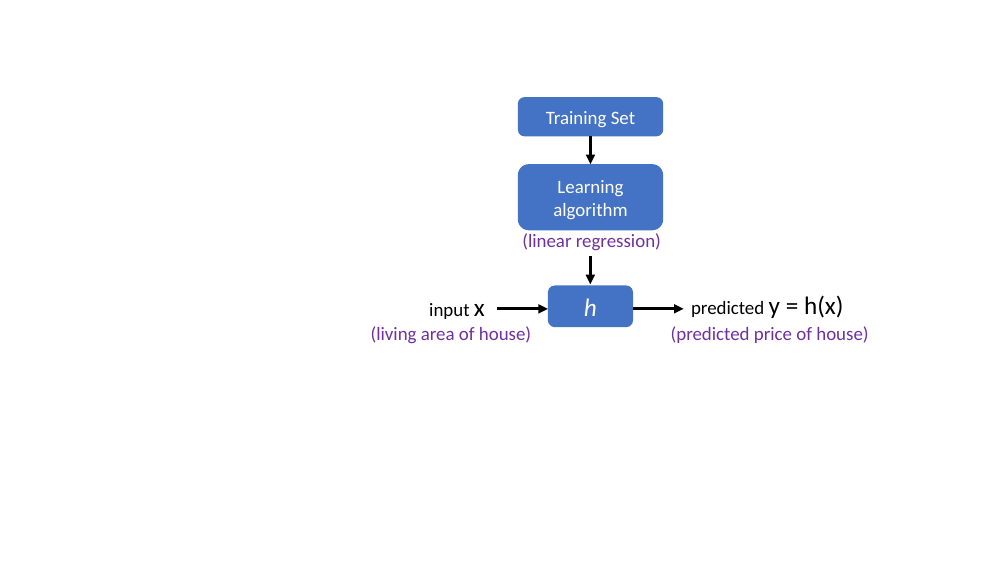
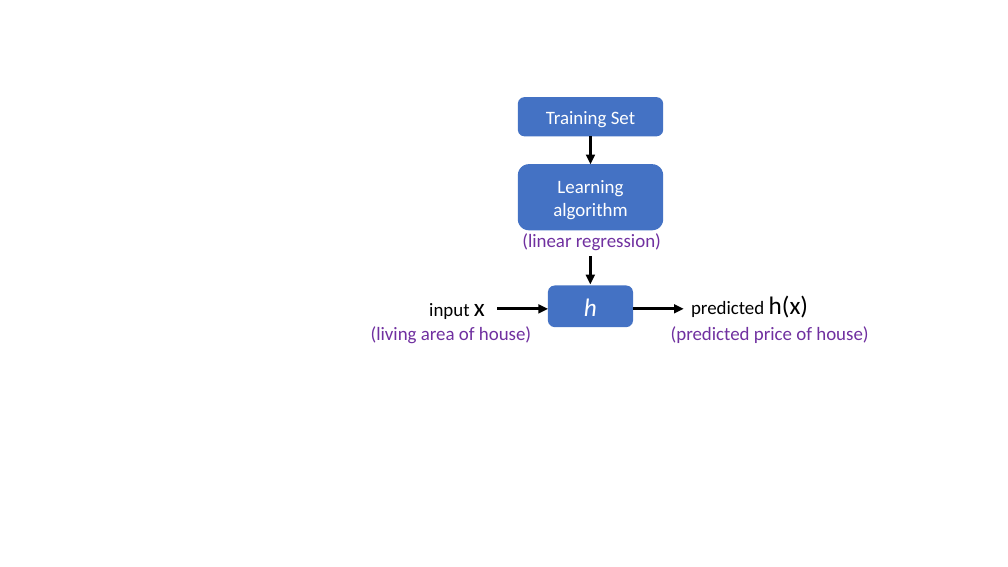
Before and after one commit to prasanth-ntu/prasanth-ntu.github.io, a slide deck: slide 1 of html/ML-Course/Intro-to-ML-with-Python/images/Image Creation.pptx. Drawn at 1008x567 pixels with LibreOffice and Linux fonts; fonts in the diff are those of the drawing. Boxes give left, top, right and bottom in pixels: in the first picture for what was removed or moved away, otherwise in the second. Text is boxed around its words. In the diff, an @@ line names an element or a change of style, - is before the commit and + after.

```diff
--- a/html/ML-Course/Intro-to-ML-with-Python/images/Image Creation.pptx
+++ b/html/ML-Course/Intro-to-ML-with-Python/images/Image Creation.pptx
@@ text at box(691, 295, 808, 318): text changed @@
-predicted y = h(x)
+predicted h(x)
```
Also in this commit, not shown: 3 other files.
